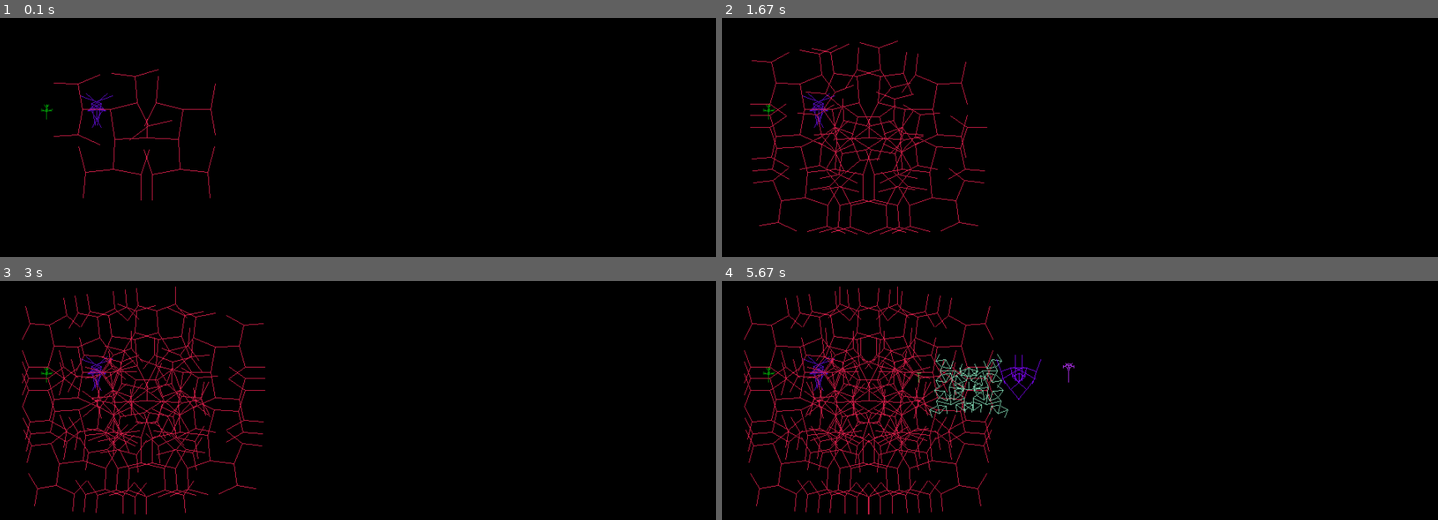
Above: before the commit, frames 1-4 (two rows, left to right).
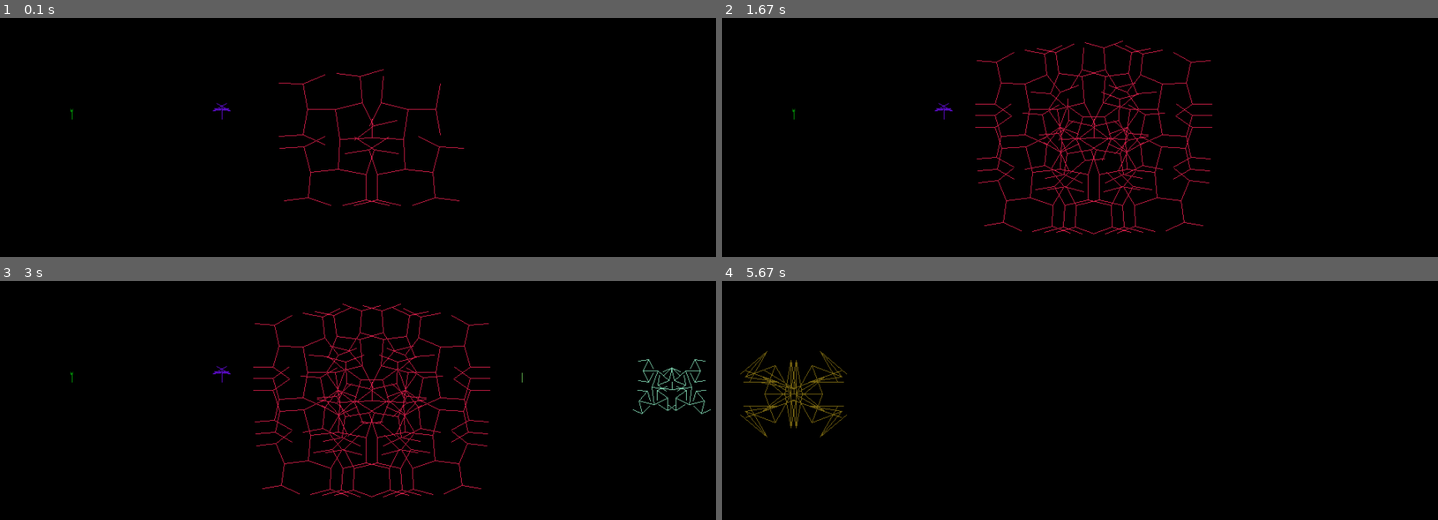
Above: after the commit, the same moments.

Repository: JimMarshall35/Tree-drawing-algorithm-richard-dawkins-biomorph
Game: pygame game, started from biomorph test.py
Same seed, same stepped clock (60 frames per second), same inputs: the game is played once before the commit and once after it.
Inputs:
- Up to frame 1 (0.1 s): no input
- Up to frame 2 (1.67 s): no input
- Up to frame 3 (3 s): no input
- Up to frame 4 (5.67 s): no input

The runs differ from the first frame. In frame 1, 2.2% of the frame differs, in the area x 5-65%, y 21-79%; in frame 2, 7.9%; in frame 3, 10%, in the area x 3-100%, y 2-98%; in frame 4, 8.9%.

Commit message:
Update biomorph test.py

Diff:
--- a/biomorph test.py
+++ b/biomorph test.py
@@ -1,22 +1,20 @@
 import pygame
 import random
 import pygame.math
+import pygame.time
 win = pygame.display.set_mode((1000,500))
 pygame.init()
 defaultanglemag = 30
 defaultlength = 20
 defaultdepth = 10
-
 maxlengthchange = 28
 maxanglechange = 180
-
 class Node(object):
 
     def __init__(self, pos, depth, parent):
         self.pos = pos
         self.depth = depth
         self.parent = parent
-
     def addNodePair(self, i, biomorph):
         # this term is -1 the second iteration of the for loop - so that the two branches have reflectional symmetry in y axis
         LorR = 1
@@ -28,28 +26,38 @@
             k1 = maxanglechange/9
             k2 = (maxlengthchange+1)/9
             fraction = i/biomorph.genome[0]
+
             rotationamount = defaultanglemag+biomorph.genome[1]*k1 + biomorph.genome[2]*fraction*k1
             magnitude = defaultlength + biomorph.genome[3]*k2 + biomorph.genome[4]*fraction*k2
 
             rotatedvector = normalizedvector.rotate(rotationamount*LorR)
+            newpos = self.pos + rotatedvector* magnitude
 
-            newpos = self.pos + rotatedvector* magnitude
-            newnode = Node(newpos, i, node)
-            pygame.draw.line(win, Color_line, (node.pos), (newnode.pos))
+            newnode = Node(newpos, i, self)
+            biomorph.nodes.append(newnode)
+            pygame.draw.line(win, Color_line, (self.pos), (newnode.pos))
             LorR *= -1
 
-            biomorph.nodes.append(newnode)
         pygame.display.flip() # update screen to show drawn lines
 class BioMorph(object):
-
     def __init__(self, genome):
         self.genome = genome
         self.nodes = []
+    def draw(self, x, y): # draws the biomorph at the x and y coordinates passed
+        base = Node(pygame.math.Vector2(x,y),0,None)
+        startnode = Node(pygame.math.Vector2(x,y+biomorph.genome[3]*((maxlengthchange)/9)+1), 0, base)
+        pygame.draw.line(win,Color_line, base.pos, startnode.pos)
+        pygame.display.flip()
+        self.nodes.append(startnode)
+        for i in range(1, abs(self.genome[0])):
+            for node in self.nodes:
+                if node.depth == i-1:
+                    node.addNodePair(i, self)
 
-treenumber = 15
-run = True  # loop to test different parameters
+treenumber = 5
+run = True  # placeholder main loop - generate 15 biomorphs in a row over and over again
 while(run):
-    for x in range(15): # draws 15 trees
+    for x in range(treenumber): # draws 15 trees
         #nodes = []
         biomorph = BioMorph((
                              random.randrange(-9,9),
@@ -60,19 +68,9 @@
                             ))
         print(biomorph.genome)
         Color_line = (random.randrange(0,255),random.randrange(0,255),random.randrange(0,255))
-        anglemagnitude = 30
-        length = 20
 
-        x= (x+1)*(1000/treenumber) # set the inital starting point of the tree
+        x= x*(1000/treenumber) + 0.5*(1000/treenumber)
         y= 300
-        base = Node(pygame.math.Vector2(x,y),0,None)
-        startnode = Node(pygame.math.Vector2(x,y+biomorph.genome[3]*((maxlengthchange)/9)+1), 0, base)
-        pygame.draw.line(win,Color_line, base.pos, startnode.pos)
-        pygame.display.flip()
-        biomorph.nodes.append(startnode)
-        for i in range(1, abs(biomorph.genome[0])+1):  # recursion depth of 6
-            for node in biomorph.nodes:
-                if node.depth == i-1:
-                    node.addNodePair(i, biomorph)#length,anglemagnitude)
-
+        biomorph.draw(x,y)
+    pygame.time.wait(1000)
     win.fill((0,0,0))
